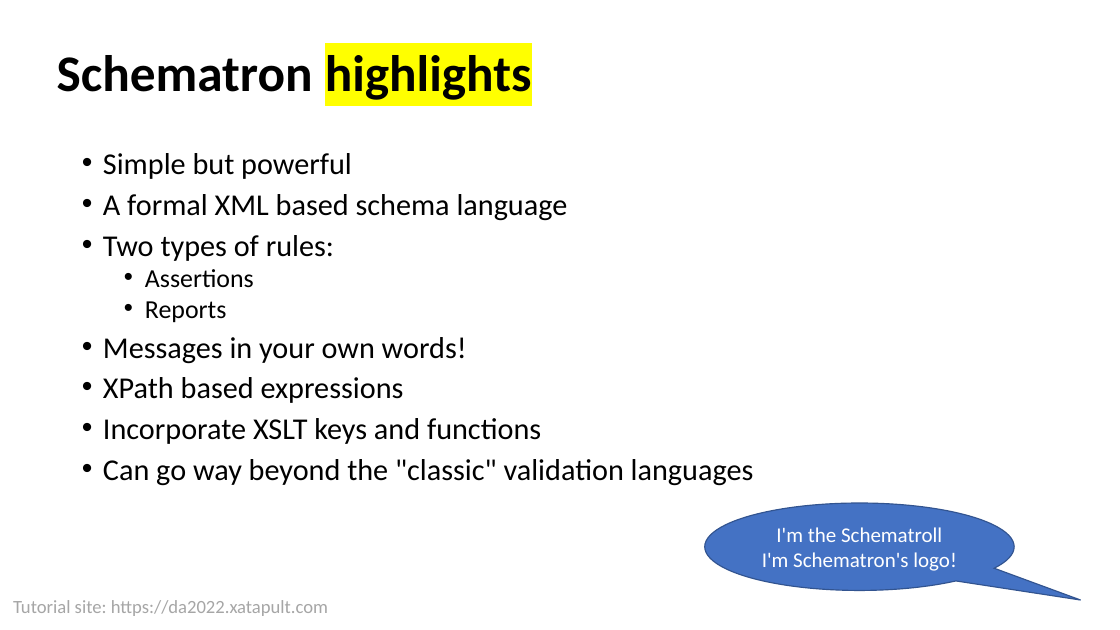
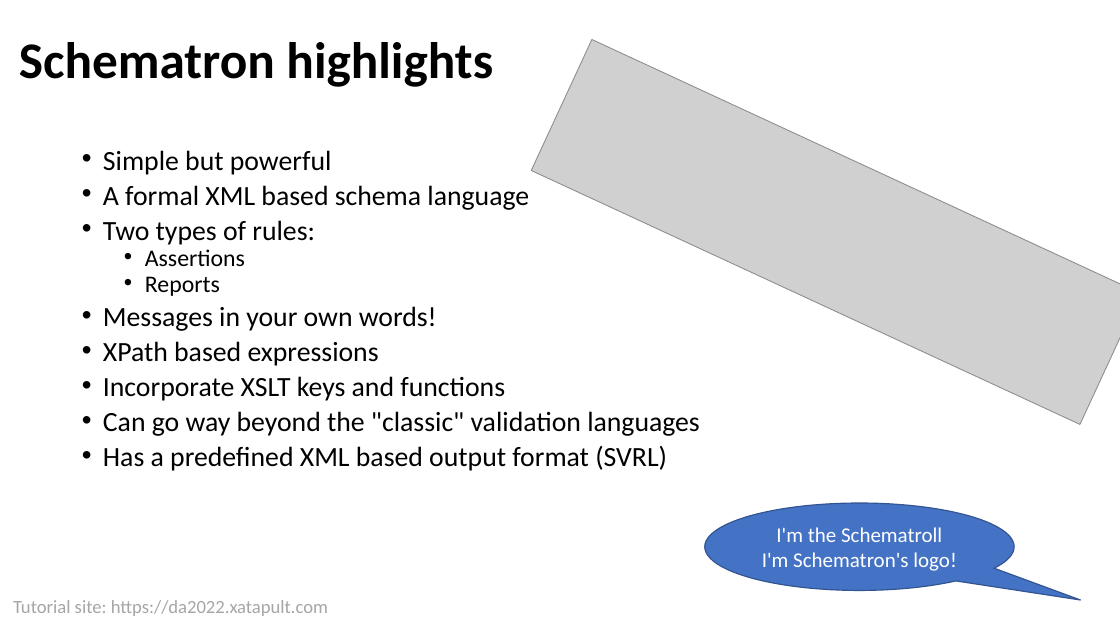
Before and after one commit to xatapult/da-2022-schematron, a slide deck: slide 4 of presentation/Schematron Tutorial DA 2022.pptx (slide 3 before the commit). Drawn at 1120x630 pixels with LibreOffice and Linux fonts; fonts in the diff are those of the drawing; grey boxes stand for pictures; background and template pictures are left out. Boxes give left, top, right and bottom in pixels: in the first picture for what was removed or moved away, otherwise in the second. Text is boxed around its words. In the diff, an @@ line names an element or a change of style, - is before the commit and + after.

```diff
--- a/presentation/Schematron Tutorial DA 2022.pptx
+++ b/presentation/Schematron Tutorial DA 2022.pptx
@@ title "Schematron highlights": place and size @@
-title "Schematron highlights" at bbox=[57, 55, 532, 100]
+title "Schematron highlights" at bbox=[19, 42, 493, 87]
@@ title "Schematron highlights" at bbox=[19, 42, 493, 87]: highlight #FFFF00 to none in "highlights" @@
@@ picture added at bbox=[531, 39, 1120, 424] @@
@@ text at bbox=[103, 150, 700, 436]: size 25.9 to 23.8 pt in "Simple but powerful", "A formal XML based schema language", "Two types of rules:", "Messages in your own words!" and 3 more places; size 22.2 to 20.4 pt in "Assertions", "Reports"; line spacing 0.8 to 0.7 @@
@@ text at bbox=[103, 446, 667, 471]: paragraph added @@
+• Has a predefined XML based output format (SVRL)
```
Also in this commit, not shown: 5 other slides changed, 5 slides added, 22 other files.
